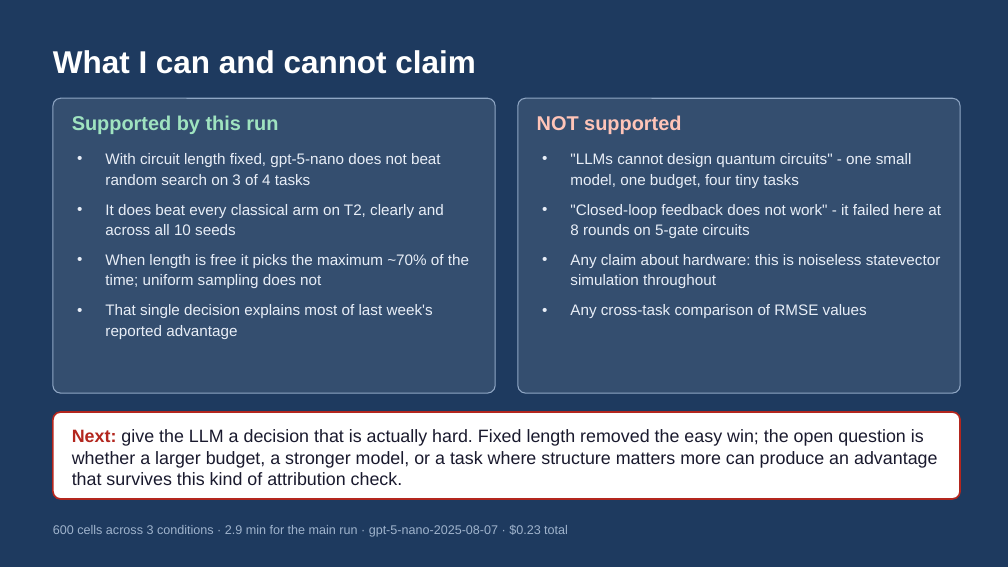
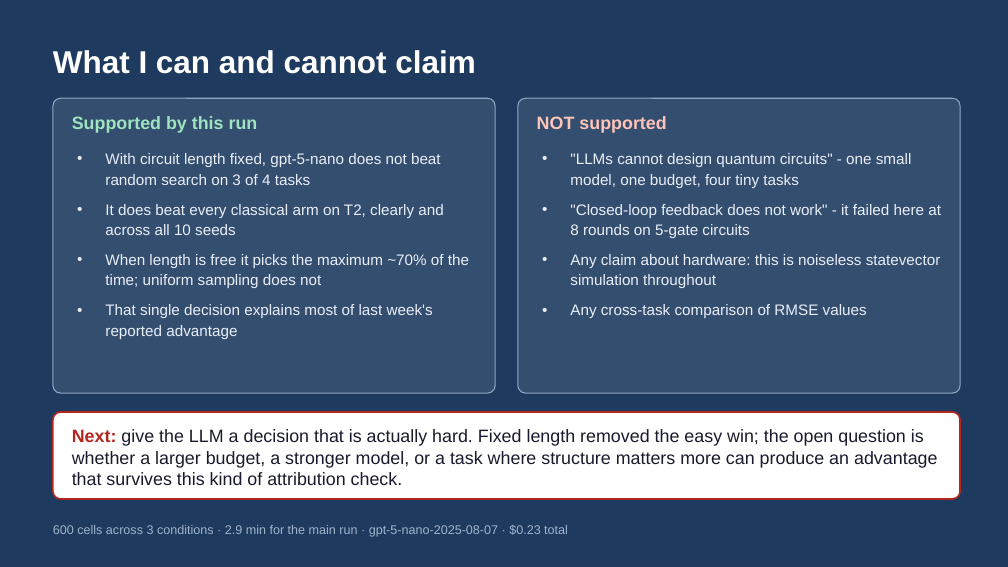
Before and after one commit to dorakingx/llm-vqc, a slide deck: slide 10 of docs/presentation/mini5/20260731_GSoC_mini5.pptx. Drawn at 1008x567 pixels with LibreOffice and Linux fonts; fonts in the diff are those of the drawing. Boxes give left, top, right and bottom in pixels: in the first picture for what was removed or moved away, otherwise in the second. Text is boxed around its words. In the diff, an @@ line names an element or a change of style, - is before the commit and + after.

```diff
--- a/docs/presentation/mini5/20260731_GSoC_mini5.pptx
+++ b/docs/presentation/mini5/20260731_GSoC_mini5.pptx
@@ text "Supported by this run" at [72, 116, 258, 133]: size 19 to 17 pt @@
@@ text "NOT supported" at [537, 116, 666, 133]: size 19 to 17 pt @@
```
Also in this commit, not shown: 2 other slides changed, 5 other files.
